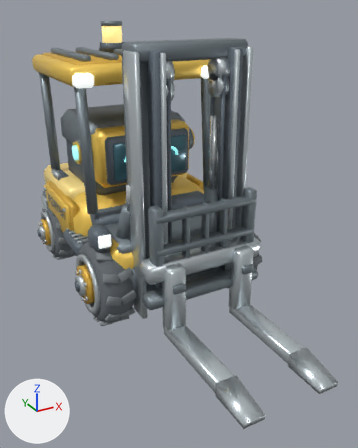
The glTF model assets/krew/porter_standard.glb: old version first, new version second.
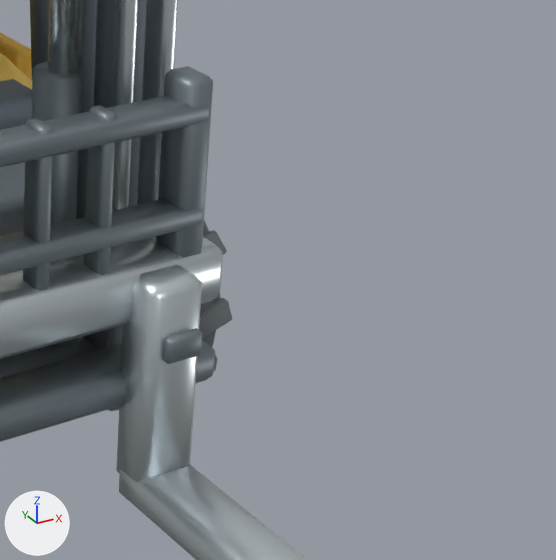
The first picture shows the older version from a 50 mm camera at (-1.55, -3.42, 2.09) aimed at (0.01, -0.59, 0.67). The close-ups show the older and then the newer version on the part from 54% to 100% of the width and 37% to 74% of the height of that picture. Only the edits that show in the close-ups are written down. Every picture has the same lights, and +X, +Y and +Z are marked at lower left. Where no turn or scale is listed for an object, it has been applied to the vertices.

Names of what the first close-up shows: 'Carriage_frame', 'Carriage_steel', 'Deck_frame', 'Forks_steel', 'InnerMast_black', 'LiftChain_black', 'LiftCylinders_frame', 'LiftRods_chrome', 'LoadBackrest_frame', 'MastCrossbar_frame', 'OuterMast_steel', 'Rail_steel', 'Wheel_R_1_rubber', 'Wheel_R_1_tread' and 6 more.
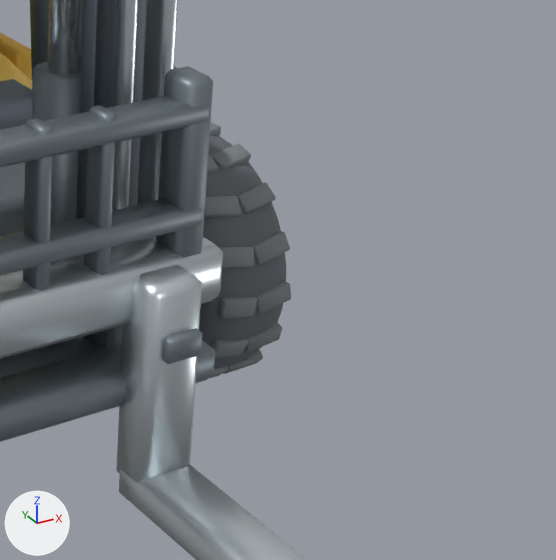
Not visible in the close-ups: 'Wheel_R_1_steel'.

Edits to the scene script, one JSON object a line:
```json
{"op": "add", "block": "me_wheel_r_1_tread_tread", "code": ["me_wheel_r_1_tread_tread = bpy.data.meshes.new('Wheel_R_1_Tread_tread')", "me_wheel_r_1_tread_tread.from_pydata(...)  # 768 vertices, 1408 faces; spans x 0.601..0.799, y -0.781..-0.159, z 0.013..0.635", "me_wheel_r_1_tread_tread.materials.append(mat_tread)  # grey #7f8589"]}
{"op": "add", "block": "me_wheel_r_1_tire_rubber", "code": ["me_wheel_r_1_tire_rubber = bpy.data.meshes.new('Wheel_R_1_Tire_rubber')", "me_wheel_r_1_tire_rubber.from_pydata(...)  # 384 vertices, 768 faces; spans x 0.582..0.817, y -0.773..-0.167, z 0.021..0.627", "me_wheel_r_1_tire_rubber.materials.append(mat_rubber)  # grey #666c71"]}
{"op": "remove", "block": "ob_wheel_r_1_rubber", "code": ["ob_wheel_r_1_rubber = bpy.data.objects.new('Wheel_R_1_rubber', me_wheel_r_1_rubber)", "ob_wheel_r_1_rubber.location = (0.0, 0.0, 0.0)"]}
{"op": "remove", "block": "ob_wheel_r_1_steel", "code": ["ob_wheel_r_1_steel = bpy.data.objects.new('Wheel_R_1_steel', me_wheel_r_1_steel)", "ob_wheel_r_1_steel.location = (0.0, 0.0, 0.0)"]}
{"op": "remove", "block": "ob_wheel_r_1_tread", "code": ["ob_wheel_r_1_tread = bpy.data.objects.new('Wheel_R_1_tread', me_wheel_r_1_tread)", "ob_wheel_r_1_tread.location = (0.0, 0.0, 0.0)"]}
{"op": "add", "block": "ob_wheel_r_1_tread_tread", "code": ["ob_wheel_r_1_tread_tread = bpy.data.objects.new('Wheel_R_1_Tread_tread', me_wheel_r_1_tread_tread)", "ob_wheel_r_1_tread_tread.location = (0.0, 0.0, 0.0)"]}
{"op": "add", "block": "ob_wheel_r_1_tire_rubber", "code": ["ob_wheel_r_1_tire_rubber = bpy.data.objects.new('Wheel_R_1_Tire_rubber', me_wheel_r_1_tire_rubber)", "ob_wheel_r_1_tire_rubber.location = (0.0, 0.0, 0.0)"]}
```

Changed parts and their boxes (x1, y1, x2, y2) in the close-ups (556 x 560 px):
```json
{"object": "Wheel_R_1_Tire_rubber", "change": "added", "after": [199, 136, 286, 369]}
{"object": "Wheel_R_1_Tread_tread", "change": "added", "after": [204, 122, 291, 378]}
{"object": "Wheel_R_1_tread", "change": "deleted", "before": [108, 230, 232, 411], "on screen": "mostly hidden"}
{"object": "Wheel_R_1_rubber", "change": "deleted", "before": [200, 221, 220, 347]}
```
